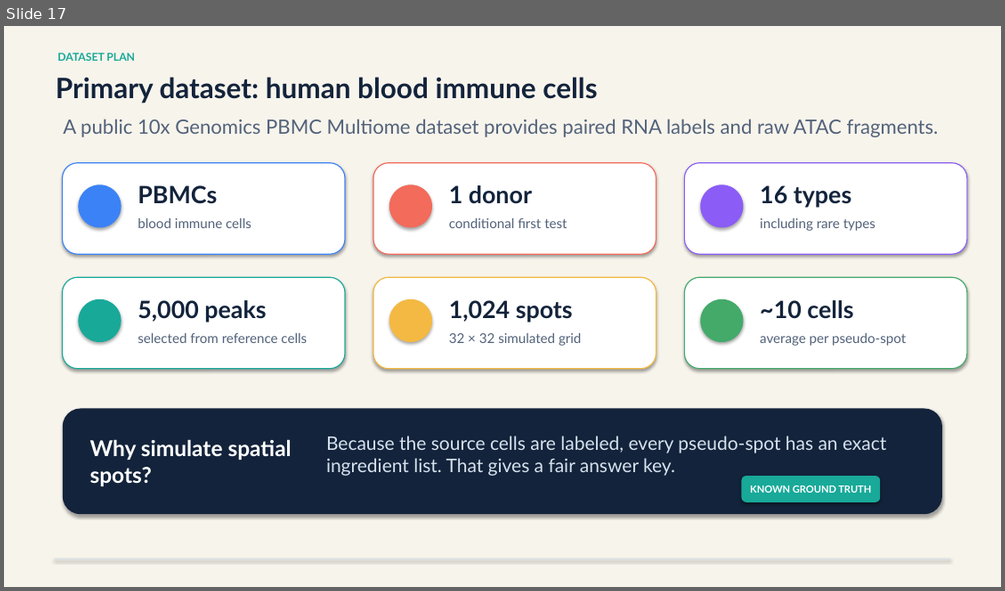
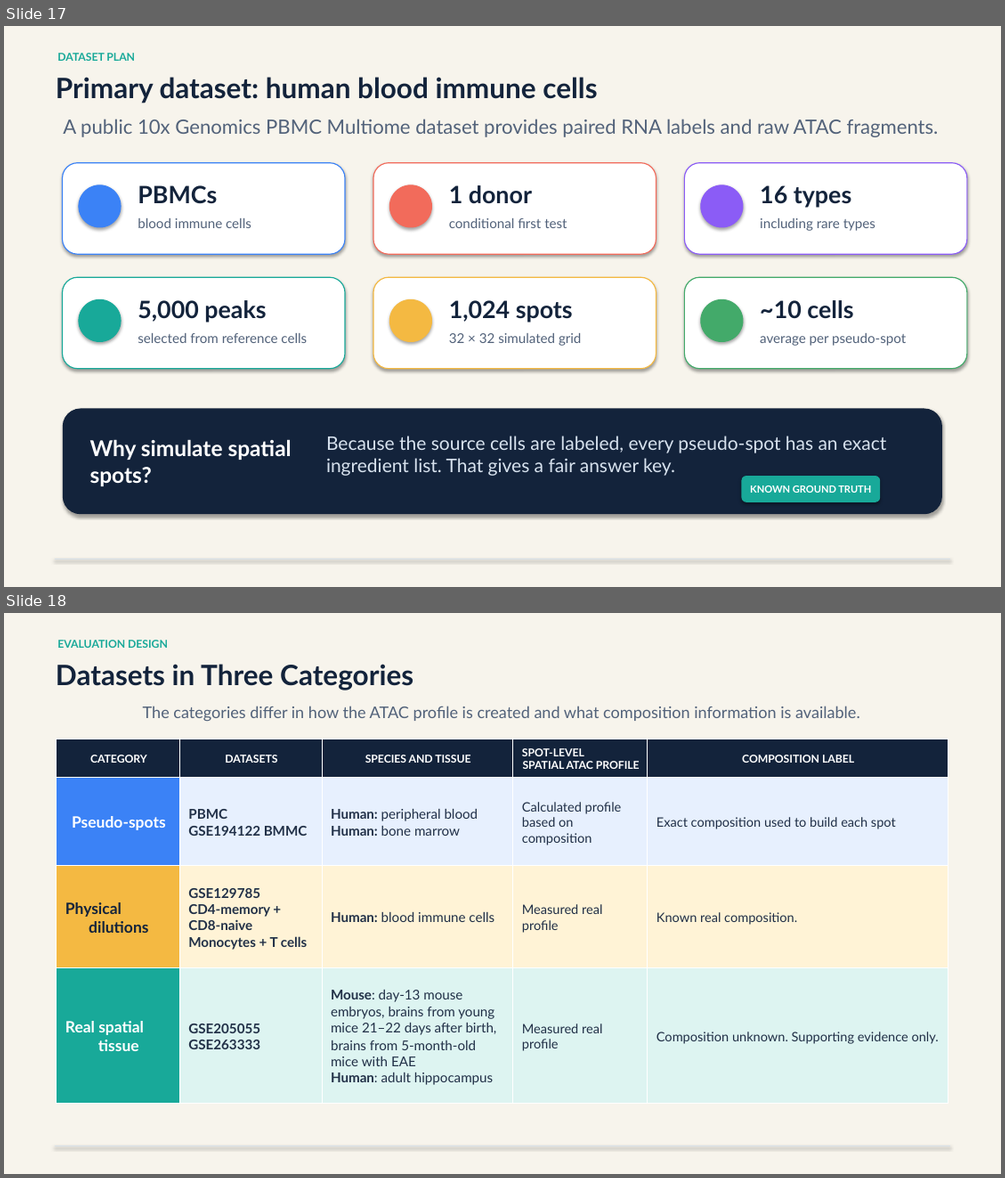
Before and after one commit to ericzhuang2010/deconvATAC, a slide deck: docs/ShapeMix/presentations/ShapeMix_High_School_Research_Deck.pptx. Shown one above the other, each under a label of ours: slide 17 before the commit, slides 17 and 18 after it. The pictures are 1005x591 and 1005x1178 pixels, drawn with LibreOffice and Linux fonts; fonts in the diff are those of the drawing. Boxes give left, top, right and bottom in pixels: in the first picture for what was removed or moved away, otherwise in the second. Text is boxed around its words. In the diff, an @@ line names an element or a change of style, - is before the commit and + after.

```diff
--- a/docs/ShapeMix/presentations/ShapeMix_High_School_Research_Deck.pptx
+++ b/docs/ShapeMix/presentations/ShapeMix_High_School_Research_Deck.pptx
@@ slide 18 added at [4,613,1001,1174], background #F7F4EC @@
@@ text added at [56,664,413,690], 27 pt, text #13233B, bold @@
+Datasets in Three Categories
@@ text added at [57,640,168,648], 10.5 pt, text #18A999, bold @@
+EVALUATION DESIGN
@@ text added at [143,706,860,722], 15.5 pt, text #52627A @@
+The categories differ in how the ATAC profile is created and what composition information is available.
@@ table added at [57,738,947,1103], 4 rows, 5 columns @@
+CATEGORY | DATASETS | SPECIES AND TISSUE | SPOT-LEVEL SPATIAL ATAC PROFILE | COMPOSITION LABEL
+Pseudo-spots | PBMC / GSE194122 BMMC | Human: peripheral blood Human: bone marrow | Calculated profile based on composition | Exact composition used to build each spot
+Physical dilutions | GSE129785 CD4-memory + CD8-naive Monocytes + T cells | Human: blood immune cells | Measured real profile | Known real composition.
+Real spatial tissue | GSE205055 GSE263333 | Mouse: day-13 mouse embryos, brains from young mice 21–22 days after birth, brains from 5-month-old mice with EAE Human: adult hippocampus | Measured real profile | Composition unknown. Supporting evidence only.
@@ line added from (55, 1146) to (950, 1146), #D7E0E8 0.8 pt @@
```
Also in this commit, not shown: 11 slides changed, 1 other slide added, 1 slide removed, 3 other files.
